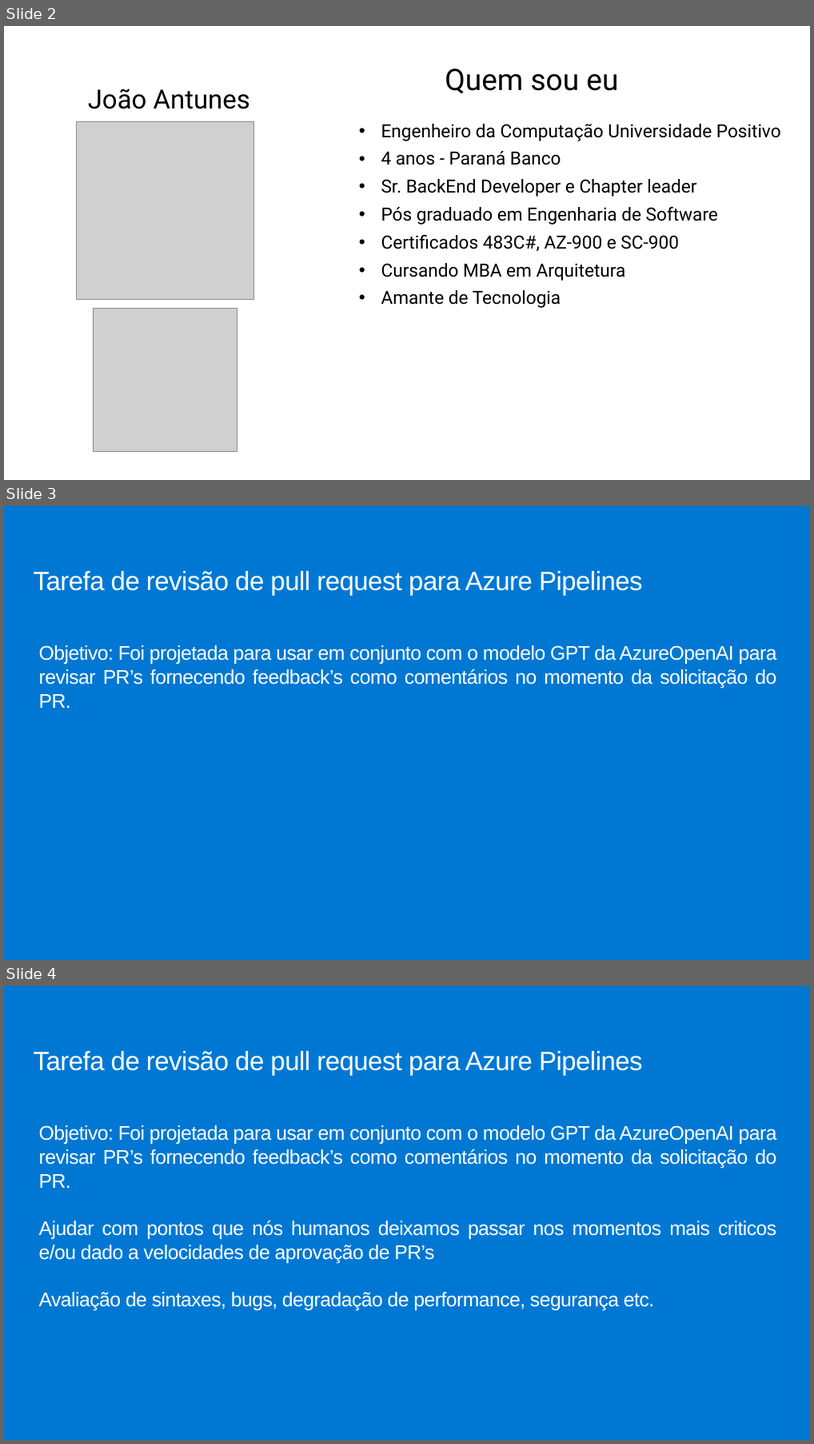
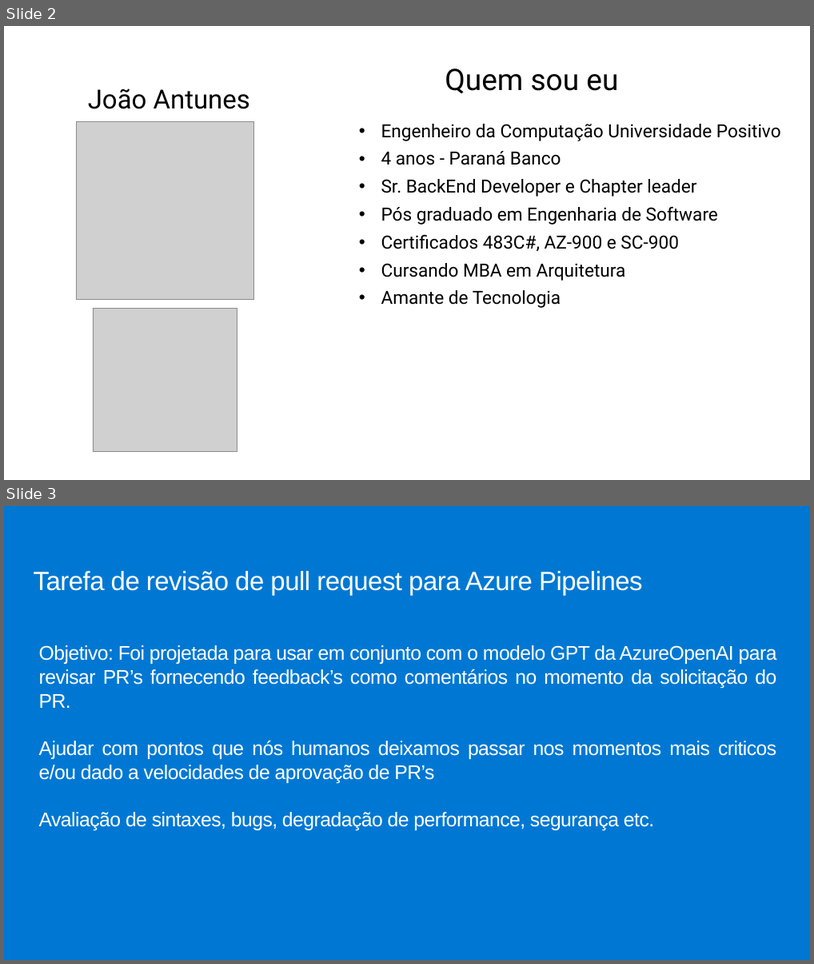
Before and after one commit to jpitapeva/azureopenai, a slide deck: AzureOpenAI.pptx. Shown one above the other, each under a label of ours: slides 2, 3 and 4 before the commit, slides 2 and 3 after it. The pictures are 814x1444 and 814x964 pixels, drawn with LibreOffice and Linux fonts; fonts in the diff are those of the drawing; grey boxes stand for pictures; background and template pictures are left out. Boxes give left, top, right and bottom in pixels: in the first picture for what was removed or moved away, otherwise in the second. Text is boxed around its words. In the diff, an @@ line names an element or a change of style, - is before the commit and + after.

```diff
--- a/AzureOpenAI.pptx
+++ b/AzureOpenAI.pptx
@@ slide 3 removed at [4,506,810,960], background #0078D3 @@
@@ text removed at [34,571,643,596] @@
-Tarefa de revisão de pull request para Azure Pipelines
@@ text removed at [39,645,778,708] @@
-Objetivo: Foi projetada para usar em conjunto com o modelo GPT da AzureOpenAI para revisar PR’s fornecendo feedback’s como comentários no momento da solicitação do PR.
@@ what was slide 4 is now slide 3 @@
```
Also in this commit, not shown: 4 slides changed, 1 slide added, 1 other slide removed.
